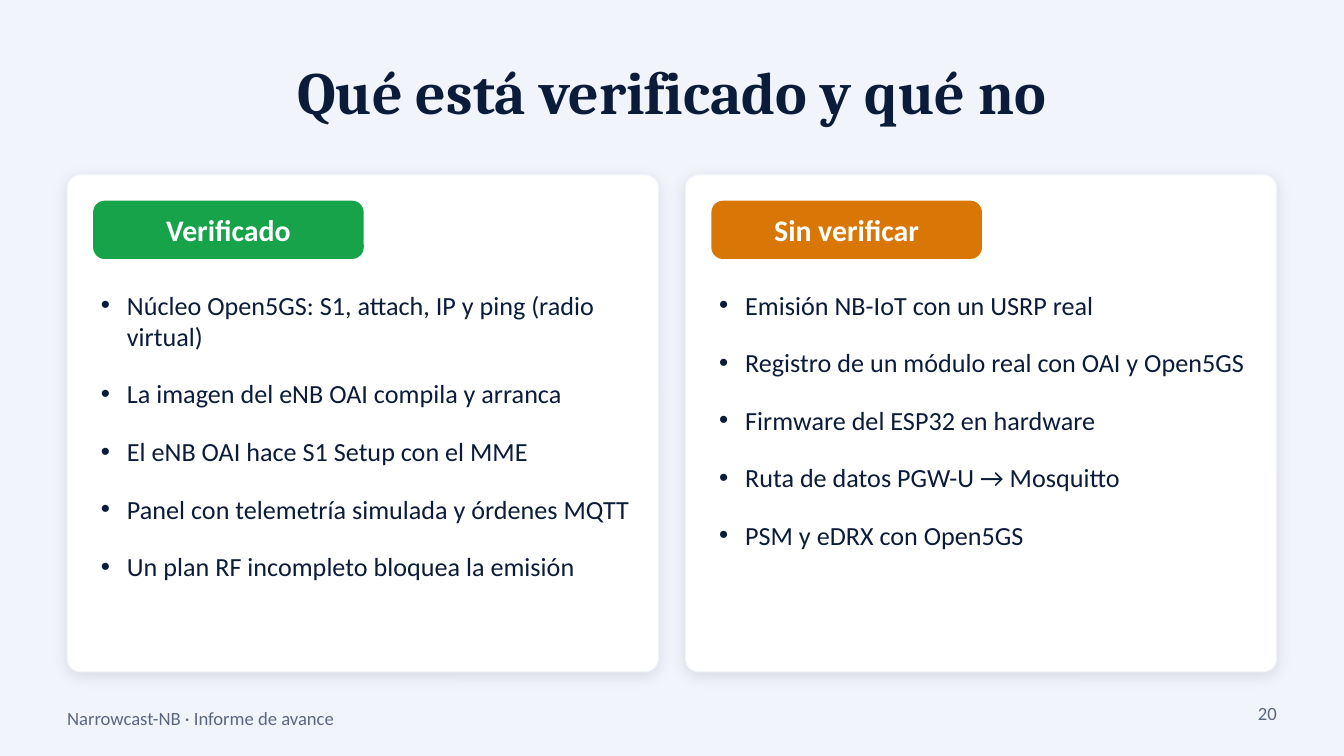
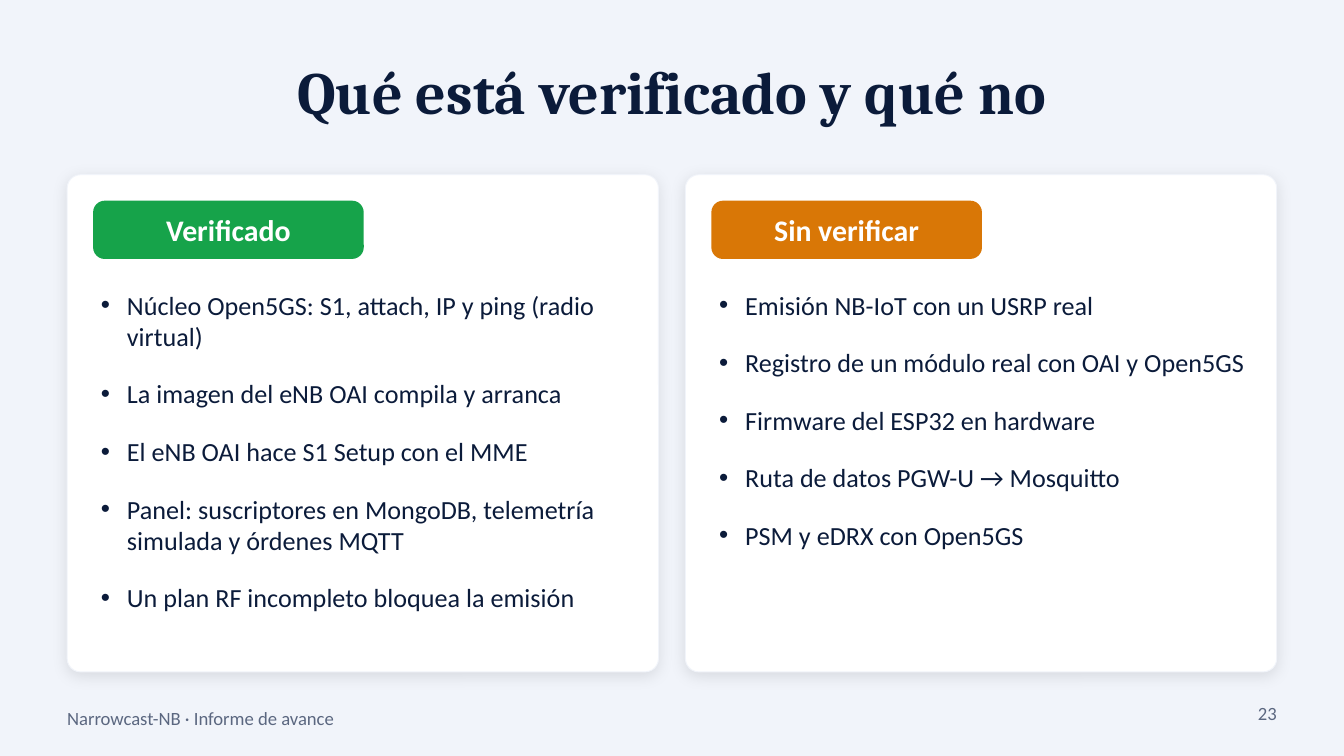
Before and after one commit to franco0209/Narrowcast-NB, a slide deck: slide 23 of docs/Narrowcast-NB-avance.pptx (slide 20 before the commit). Drawn at 1344x756 pixels with LibreOffice and Linux fonts; fonts in the diff are those of the drawing. Boxes give left, top, right and bottom in pixels: in the first picture for what was removed or moved away, otherwise in the second. Text is boxed around its words. In the diff, an @@ line names an element or a change of style, - is before the commit and + after.

Commit message:
Docs: arquitectura, panel y docker/compilacion; presentacion actualizada con los modulos del panel

```diff
--- a/docs/Narrowcast-NB-avance.pptx
+++ b/docs/Narrowcast-NB-avance.pptx
@@ text at bbox=[127, 501, 594, 555]: text changed @@
-• Panel con telemetría simulada y órdenes MQTT
+• Panel: suscriptores en MongoDB, telemetría simulada y órdenes MQTT
@@ page number at bbox=[1258, 708, 1277, 720]: text changed @@
-20
+23
```
Also in this commit, not shown: 5 other slides changed, 3 slides added, 5 other files.
